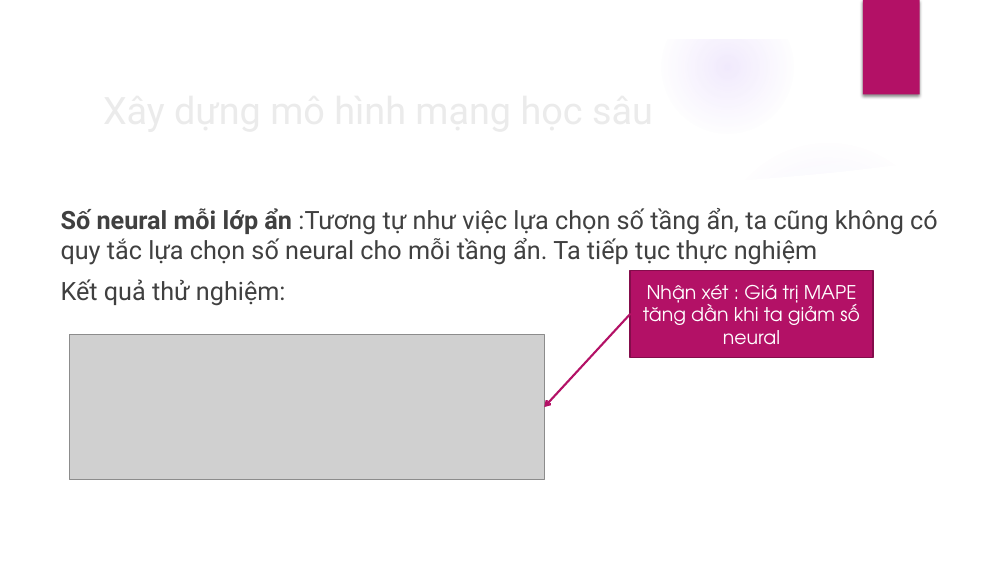
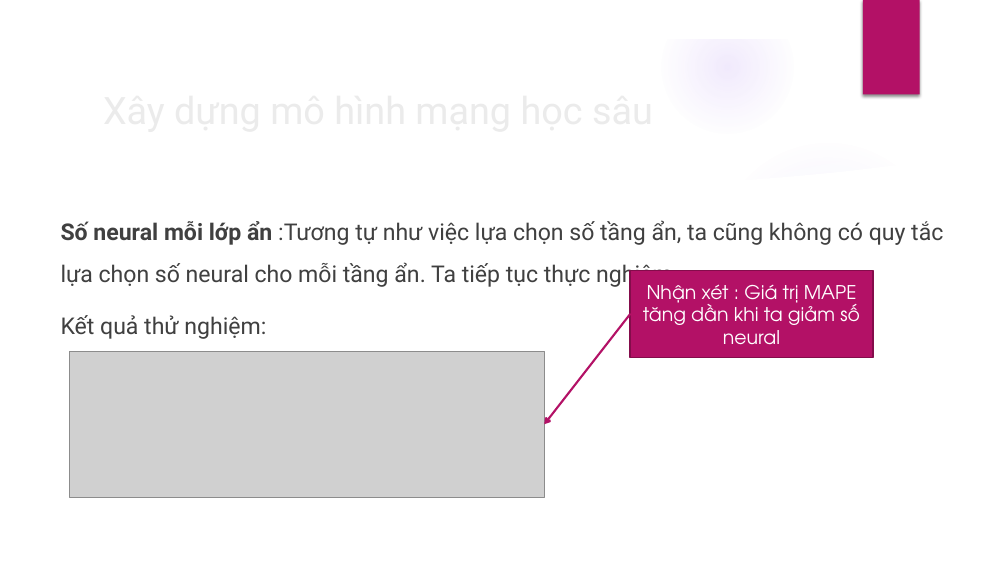
Before and after one commit to DesertFoxee/ai_room_price_prediction, a slide deck: slide 17 of Slide.pptx. Drawn at 1008x567 pixels with LibreOffice and Linux fonts; fonts in the diff are those of the drawing; grey boxes stand for pictures; background and template pictures are left out. Boxes give left, top, right and bottom in pixels: in the first picture for what was removed or moved away, otherwise in the second. Text is boxed around its words. In the diff, an @@ line names an element or a change of style, - is before the commit and + after.

```diff
--- a/Slide.pptx
+++ b/Slide.pptx
@@ text "Số neural mỗi lớp ẩn ..." at (61,220,943,339): size 24 to 22 pt; line spacing 1 to 1.5 @@
@@ arrow moved from (630, 315) - (544, 407) to (630, 315) - (544, 424) @@
@@ picture: place and size @@
-picture at (70,334,544,480)
+picture at (70,352,544,498)
```
Also in this commit, not shown: 15 other slides changed, 1 slide removed, 1 other file.
